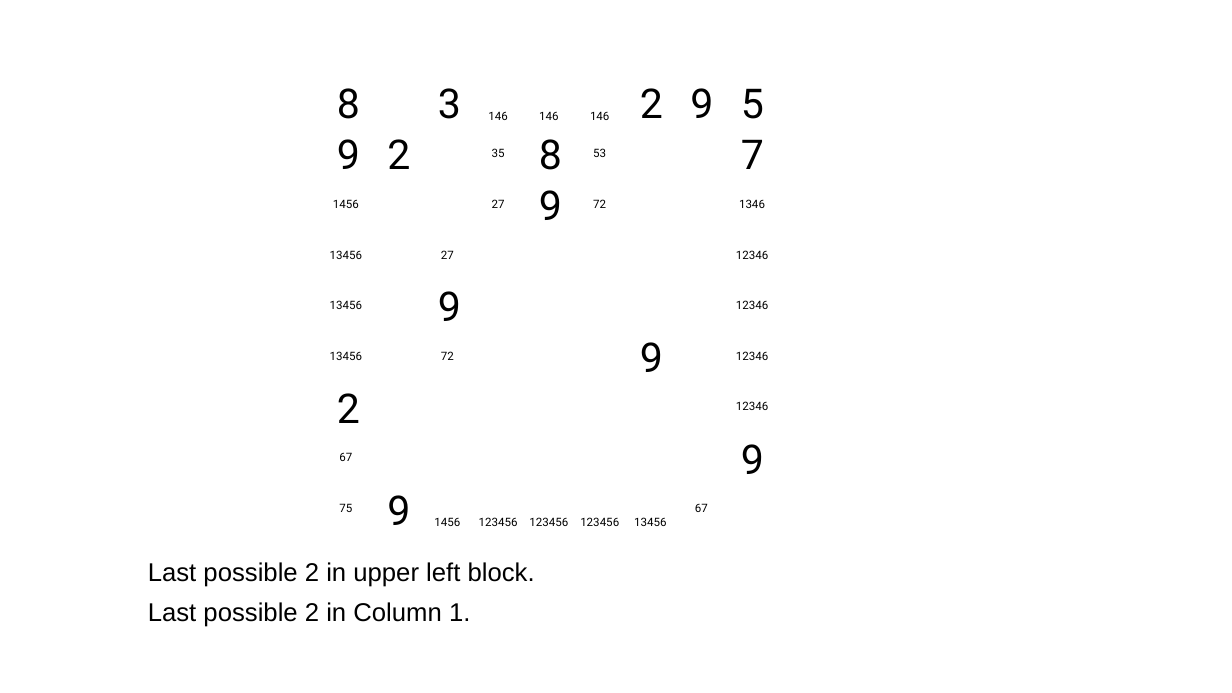
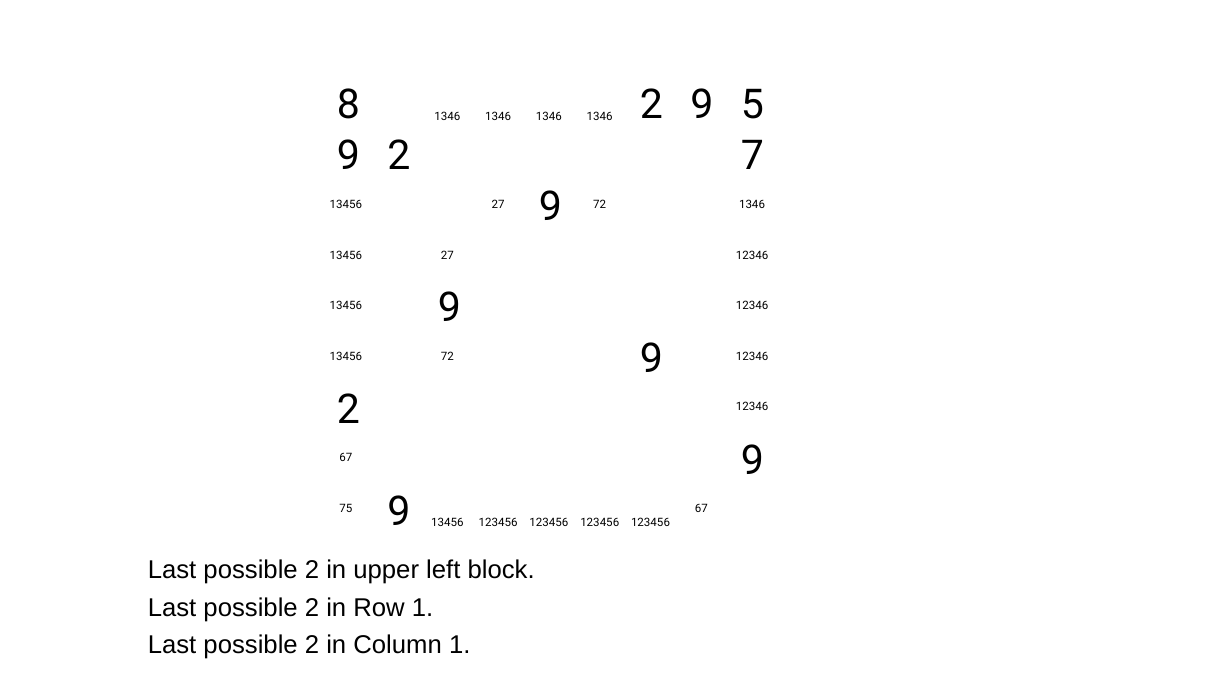
Before and after one commit to jhardis/WSJ_Number_Puzzles, a slide deck: slide 11 of 20260718_2.pptx (slide 17 before the commit). Drawn at 1232x693 pixels with LibreOffice and Linux fonts; fonts in the diff are those of the drawing; background and template pictures are left out. Boxes give left, top, right and bottom in pixels: in the first picture for what was removed or moved away, otherwise in the second. Text is boxed around its words. In the diff, an @@ line names an element or a change of style, - is before the commit and + after.

```diff
--- a/20260718_2.pptx
+++ b/20260718_2.pptx
@@ text removed at (438, 88, 461, 119) @@
-3
@@ text added at (434, 111, 460, 120), 9 pt, text #000000 @@
+1346
@@ text at (485, 111, 511, 120): text changed @@
-146
+1346
@@ text at (536, 111, 562, 120): text changed @@
-146
+1346
@@ text at (587, 111, 613, 120): text changed @@
-146
+1346
@@ text removed at (492, 148, 505, 157) @@
-35
@@ text removed at (539, 139, 562, 170) @@
-8
@@ text removed at (593, 148, 606, 157) @@
-53
@@ text at (330, 199, 362, 208): text changed @@
-1456
+13456
@@ text at (431, 517, 463, 526): text changed @@
-1456
+13456
@@ text at (631, 517, 670, 526): text changed @@
-13456
+123456
@@ text at (148, 559, 535, 659): line spacing 0.9 to 0.8 @@
@@ text at (148, 597, 433, 622): paragraph added @@
+Last possible 2 in Row 1.
```
Also in this commit, not shown: 25 other slides changed, 9 slides removed.
